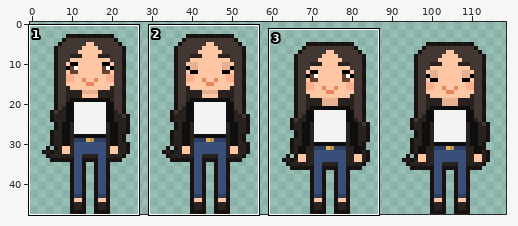
Two versions of one sprite sheet, Assets/Sprites/tenants/milla_front.png. The first picture is a wide view before the edit; the outline marks the close-up.
Close-up. First the earlier version:
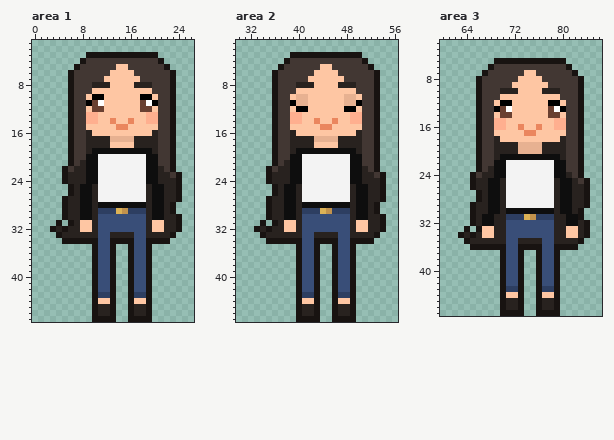
The file is 120x48 pixels. Colours within 5 levels of each other are drawn and written as one. Shown: area 1: x 0..26, y 1..47; area 2: x 30..56, y 1..47; area 3: x 60..86, y 2..47. The wide view leaves out empty margins. The commit also changed other parts of the picture, which this record leaves out.
After:
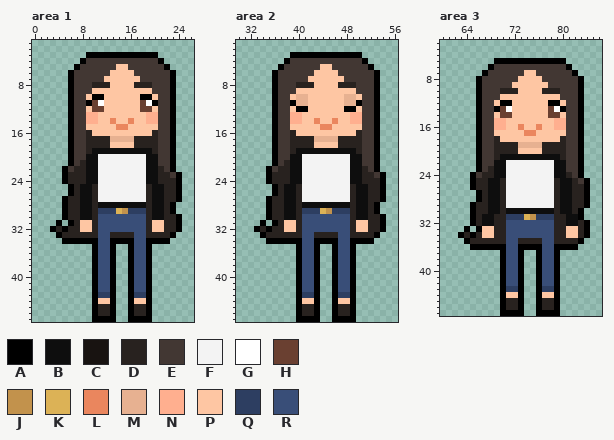
Palette (. is transparent): A #000000  B #0e0e0e  C #181311  D #28221f  E #423733  F #f3f3f3  G #ffffff  H #6a4031  J #c2924c  K #dcb256  L #ea865e  M #e7b191  N #ffaf8f  P #fec6a3  Q #2d3e61  R #394e78
What changed:
Changed rows in their new state; - is an unchanged pixel.
Area 1:
first column x 3:
 3 ------AAAAAAAAAAAA----
 4 -----A------------A---
 5 ----A--------------A--
 6 ---A----------------A-
 7 ---A----------------A-
 8 ---A----------------A-
 9 ---A----------------A-
10 ---A----------------A-
11 ---A----------------A-
12 ---A----------------A-
13 ---A----------------A-
14 ---A----------------A-
15 ---A----------------A-
16 ---A----------------A-
17 ---A----------------A-
18 ---A----------------A-
19 ---A----------------A-
20 ---A----------------A-
21 ---A----------------A-
22 --A-----------------A-
23 --A------------------A
24 --A------------------A
25 ---A-----------------A
26 ---A-----------------A
27 --A------------------A
28 --A-----------------A-
29 --A-----------------A-
30 --A------------------A
31 -A-A-----------------A
32 A-A------------------A
33 -A------------------A-
34 --AAAAAA--AAAA--AAAA--
35 -------A--A--A--A-----
36 -------A--A--A--A-----
37 -------A--A--A--A-----
38 -------A--A--A--A-----
39 -------A--A--A--A-----
40 -------A--A--A--A-----
41 -------A--A--A--A-----
42 -------A--A--A--A-----
43 -------A--A--A--A-----
44 -------A--A--A--A-----
45 -------A--A--A--A-----
46 -------A--A--A--A-----
47 -------AAAA--AAAA-----
Area 2:
first column x 33:
 3 ------AAAAAAAAAAAA----
 4 -----A------------A---
 5 ----A--------------A--
 6 ---A----------------A-
 7 ---A----------------A-
 8 ---A----------------A-
 9 ---A----------------A-
10 ---A----------------A-
11 ---A----------------A-
12 ---A----------------A-
13 ---A----------------A-
14 ---A----------------A-
15 ---A----------------A-
16 ---A----------------A-
17 ---A----------------A-
18 ---A----------------A-
19 ---A----------------A-
20 ---A----------------A-
21 ---A----------------A-
22 --A-----------------A-
23 --A------------------A
24 --A------------------A
25 ---A-----------------A
26 ---A-----------------A
27 --A------------------A
28 --A-----------------A-
29 --A-----------------A-
30 --A------------------A
31 -A-A-----------------A
32 A-A------------------A
33 -A------------------A-
34 --AAAAAA--AAAA--AAAA--
35 -------A--A--A--A-----
36 -------A--A--A--A-----
37 -------A--A--A--A-----
38 -------A--A--A--A-----
39 -------A--A--A--A-----
40 -------A--A--A--A-----
41 -------A--A--A--A-----
42 -------A--A--A--A-----
43 -------A--A--A--A-----
44 -------A--A--A--A-----
45 -------A--A--A--A-----
46 -------A--A--A--A-----
47 -------AAAA--AAAA-----
Area 3:
first column x 63:
 5 ------AAAAAAAAAAAA----
 6 -----A------------A---
 7 ----A--------------A--
 8 ---A----------------A-
 9 ---A----------------A-
10 ---A----------------A-
11 ---A----------------A-
12 ---A----------------A-
13 ---A----------------A-
14 ---A----------------A-
15 ---A----------------A-
16 ---A----------------A-
17 ---A----------------A-
18 ---A----------------A-
19 ---A----------------A-
20 ---A------PPPP------A-
21 ---A----------------A-
22 ---A----------------A-
23 ---A----------------A-
24 --A-----------------A-
25 --A------------------A
26 --A------------------A
27 ---A-----------------A
28 ---A-----------------A
29 --A------------------A
30 --A-----------------A-
31 --A-----------------A-
32 --A------------------A
33 -A-A-----------------A
34 A-A------------------A
35 -A------------------A-
36 --AAAAAA--AAAA--AAAA--
37 -------A--A--A--A-----
38 -------A--A--A--A-----
39 -------A--A--A--A-----
40 -------A--A--A--A-----
41 -------A--A--A--A-----
42 -------A--A--A--A-----
43 -------A--A--A--A-----
44 -------A--A--A--A-----
45 -------A--A--A--A-----
46 -------A--A--A--A-----
47 -------AAAA--AAAA-----
Boxes around the changes in both close-ups, in picture pixels (x1, y1, x2, y2):
changed: (50, 52, 182, 322)
changed: (254, 52, 386, 322)
changed: (458, 58, 590, 316)
